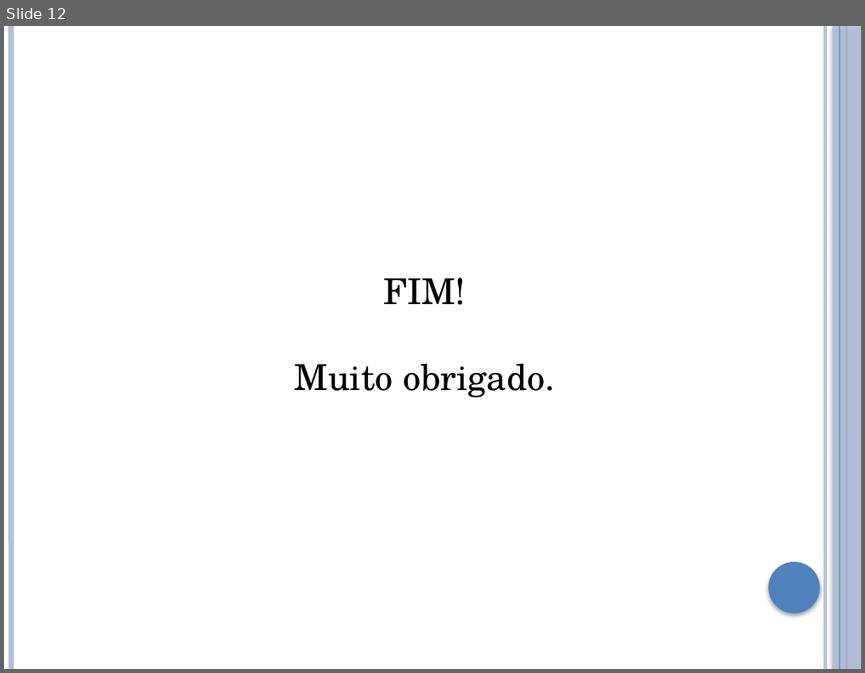
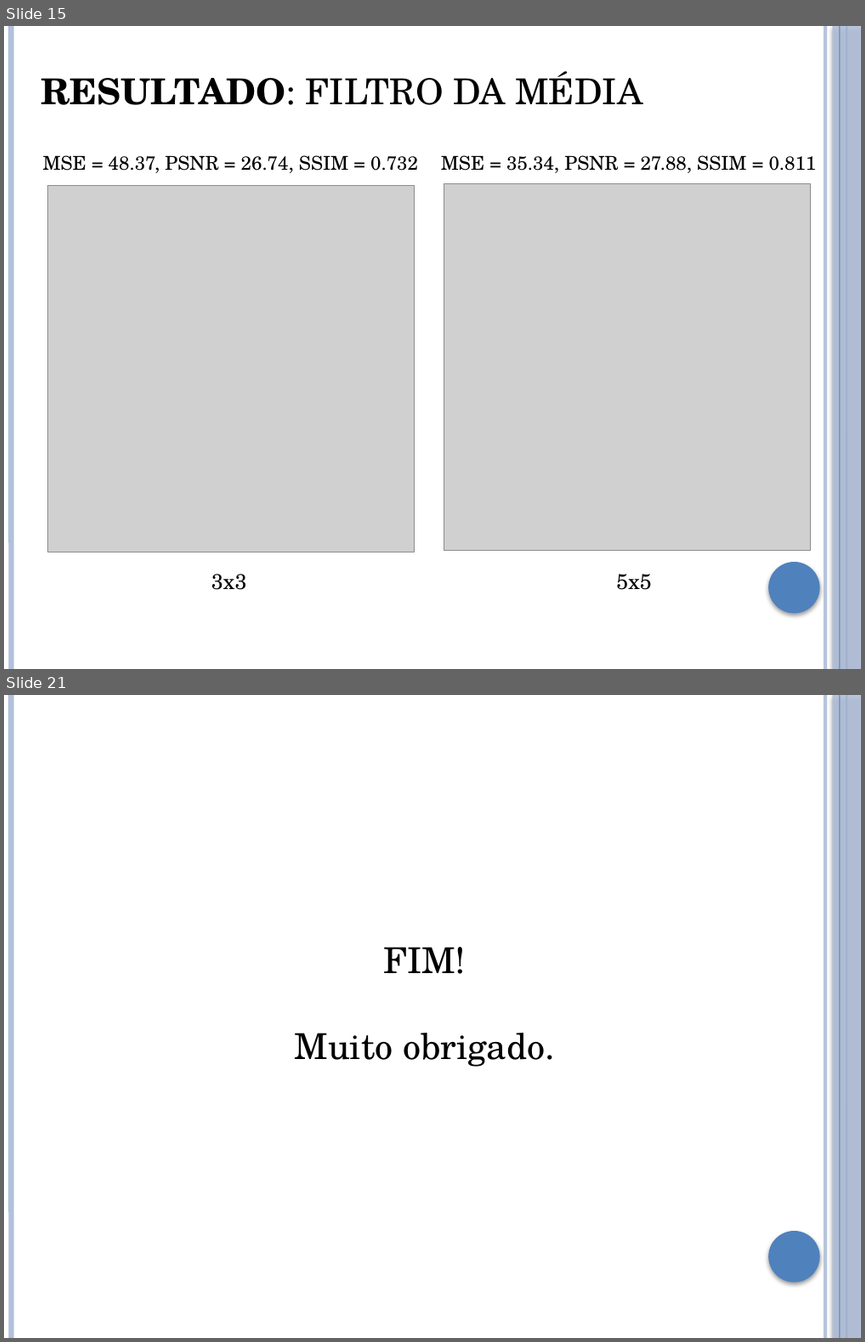
Before and after one commit to brunoliveira8/pdi, a slide deck: trabalho 3/apresentacao.pptx. Shown one above the other, each under a label of ours: slide 12 before the commit, slides 15 and 21 after it; the slides between them are not shown. The pictures are 865x673 and 865x1342 pixels, drawn with LibreOffice and Linux fonts; fonts in the diff are those of the drawing; grey boxes stand for pictures. Boxes give left, top, right and bottom in pixels: in the first picture for what was removed or moved away, otherwise in the second. Text is boxed around its words. In the diff, an @@ line names an element or a change of style, - is before the commit and + after.

```diff
--- a/trabalho 3/apresentacao.pptx
+++ b/trabalho 3/apresentacao.pptx
@@ slide 15 added at (4,26,861,669), background #FFFFFF; not listed: 6 template elements that a slide beside it also shows @@
@@ text added at (41,71,642,105), 30 pt, text #000000 @@
+RESULTADO: FILTRO DA MÉDIA
@@ text added at (43,155,418,173), 16 pt, text #000000 @@
+MSE = 48.37, PSNR = 26.74, SSIM = 0.732
@@ text added at (441,155,817,173), 16 pt, text #000000 @@
+MSE = 35.34, PSNR = 27.88, SSIM = 0.811
@@ picture added at (47,185,415,552) @@
@@ picture added at (443,183,811,550) @@
@@ text added at (211,573,247,590), 18 pt, text #000000 @@
+3x3
@@ text added at (616,573,652,590), 18 pt, text #000000 @@
+5x5
@@ what was slide 12 is now slide 21 @@
```
Also in this commit, not shown: 8 slides changed, 10 other slides added, 2 slides removed, 13 other files.
